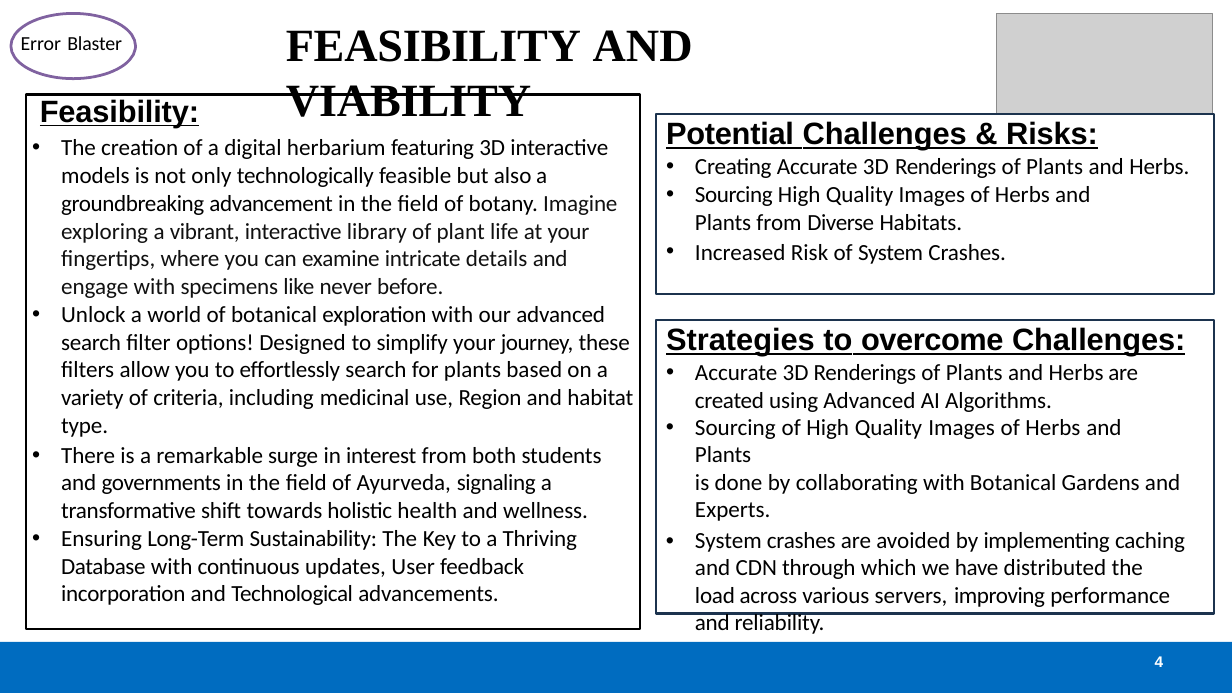
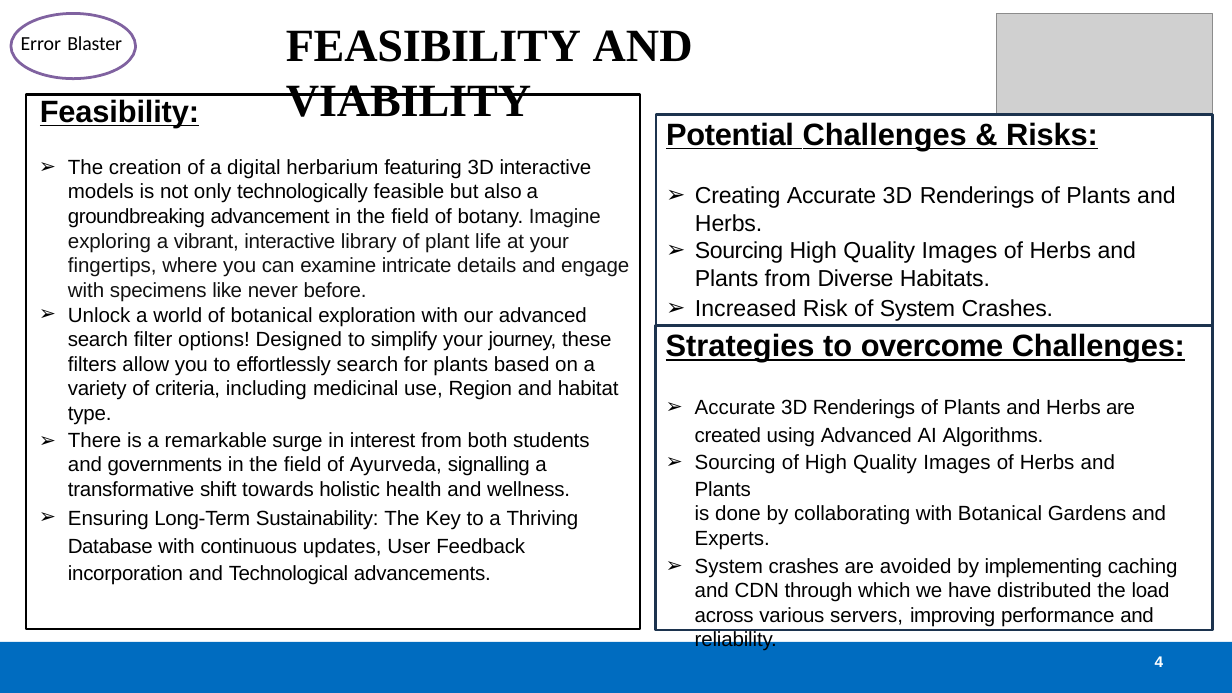
Before and after one commit to gouravgodla/SIH-PROJECT, a slide deck: slide 4 of final update okkk.pptx. Drawn at 1232x693 pixels with LibreOffice and Linux fonts; fonts in the diff are those of the drawing; grey boxes stand for pictures. Boxes give left, top, right and bottom in pixels: in the first picture for what was removed or moved away, otherwise in the second. Text is boxed around its words. In the diff, an @@ line names an element or a change of style, - is before the commit and + after.

```diff
--- a/final update okkk.pptx
+++ b/final update okkk.pptx
@@ rectangle "Potential Challenges & Risks:": place and size @@
-rectangle "Potential Challenges & Risks:" at [656, 114, 1214, 294]
+rectangle "Potential Challenges & Risks:" at [656, 115, 1214, 325]
@@ text "The creation of a digital ...": place and size @@
-text "The creation of a digital ..." at [61, 139, 633, 605]
+text "The creation of a digital ..." at [68, 159, 629, 584]
@@ text at [68, 159, 629, 584]: size 18 to 16 pt, font Calibri to Arial in "The creation of a digital herbarium featuring ...", "Unlock a world of botanical exploration with ...", "incorporation and Technological advancements."; bullet • to ➢ @@
@@ text in rectangle at [695, 186, 1176, 321]: font Calibri to Arial in "Creating Accurate 3D Renderings of Plants and ...", "Sourcing High Quality Images of Herbs and ...", "Increased Risk of System Crashes."; bullet • to ➢ @@
@@ rectangle "Strategies to overcome Challenges:": place and size @@
-rectangle "Strategies to overcome Challenges:" at [656, 320, 1214, 614]
+rectangle "Strategies to overcome Challenges:" at [656, 325, 1214, 629]
@@ text in rectangle at [695, 399, 1178, 627]: size 18 to 16 pt, font Calibri to Arial; bullet • to ➢ @@
@@ text at [68, 432, 589, 557]: text changed; size 18 to 16 pt; font Calibri to Arial @@
-• There is a remarkable surge in interest from both students and governments in the field of Ayurveda, signaling a transformative shift towards holistic health and wellness.
-• Ensuring Long-Term Sustainability: The Key to a Thriving Database with continuous updates, User feedback
+➢ There is a remarkable surge in interest from both students and governments in the field of Ayurveda, signalling a transformative shift towards holistic health and wellness.
+➢ Ensuring Long-Term Sustainability: The Key to a Thriving Database with continuous updates, User Feedback
```
Also in this commit, not shown: 4 other slides changed.
